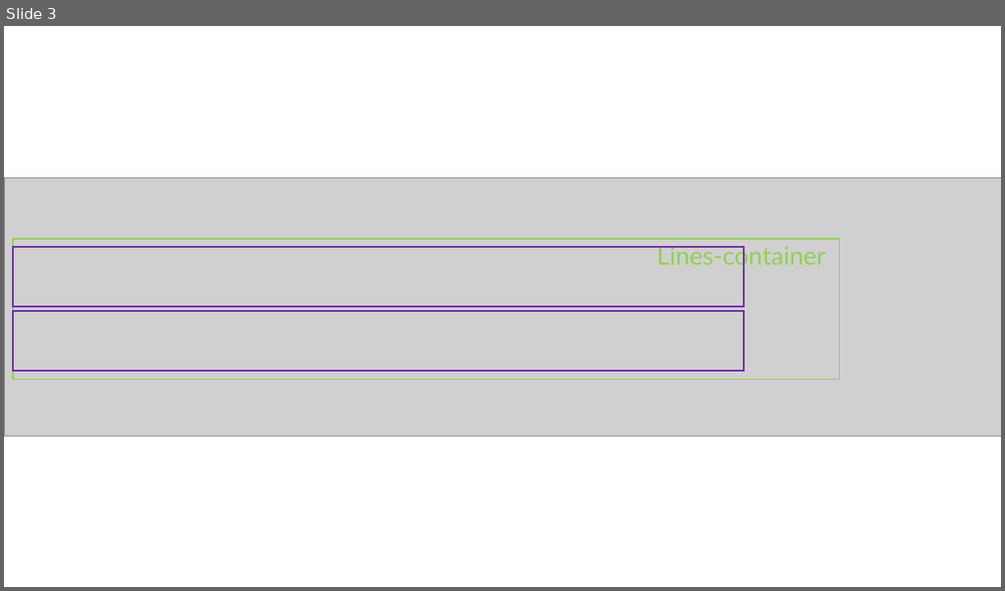
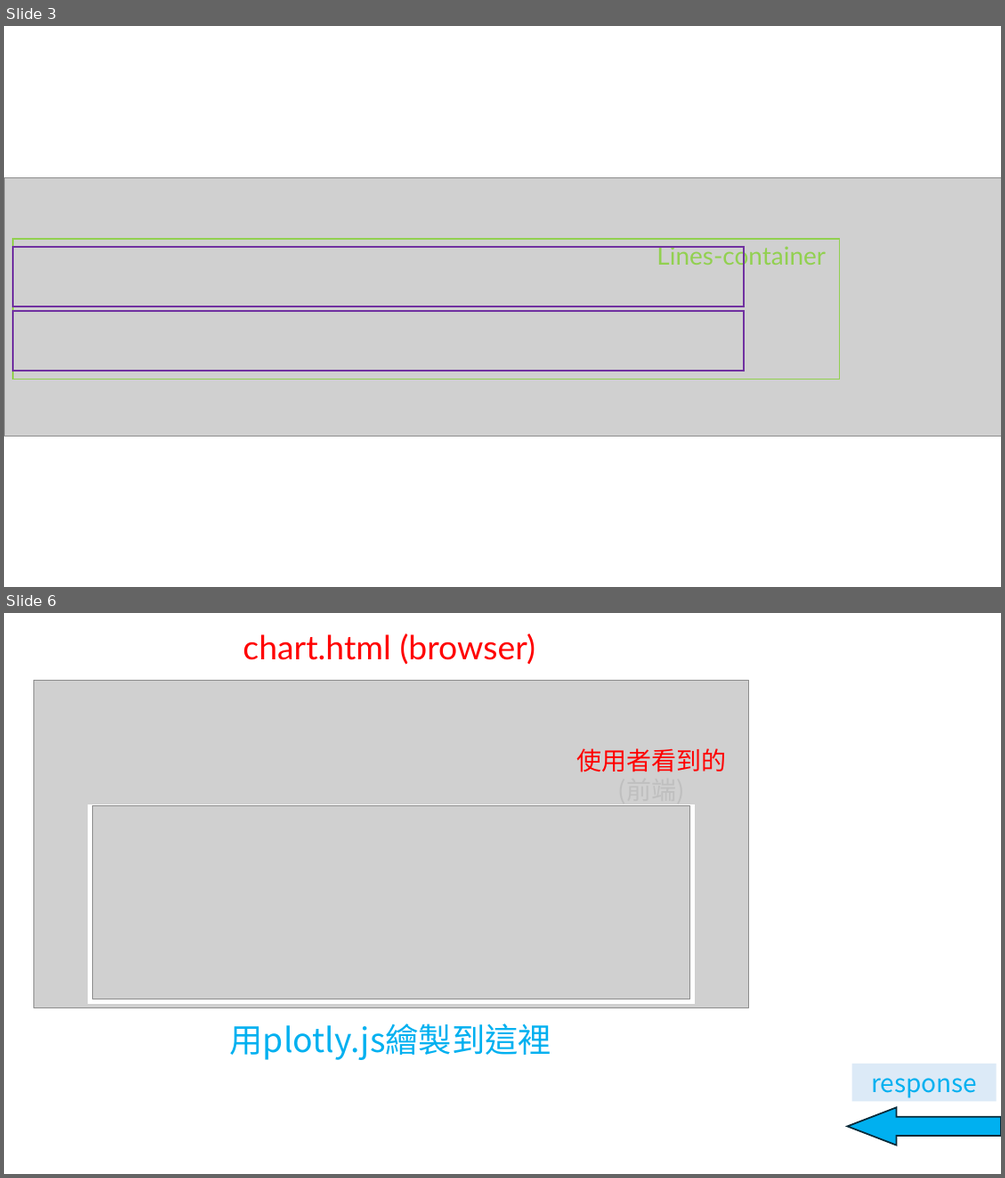
Before and after one commit to AllenLi86/DataPlot, a slide deck: 簡報1.pptx. Shown one above the other, each under a label of ours: slide 3 before the commit, slides 3 and 6 after it; the slides between them are not shown. The pictures are 1005x591 and 1005x1178 pixels, drawn with LibreOffice and Linux fonts; fonts in the diff are those of the drawing; grey boxes stand for pictures. Boxes give left, top, right and bottom in pixels: in the first picture for what was removed or moved away, otherwise in the second. Text is boxed around its words. In the diff, an @@ line names an element or a change of style, - is before the commit and + after.

```diff
--- a/簡報1.pptx
+++ b/簡報1.pptx
@@ slide 6 added at (x1=4, y1=613, x2=1001, y2=1174), background #FFFFFF @@
@@ text added at (x1=243, y1=633, x2=536, y2=665), 32 pt, text #FF0000 @@
+chart.html (browser)
@@ picture added at (x1=34, y1=681, x2=749, y2=1008) @@
@@ text added at (x1=576, y1=748, x2=726, y2=806), 24 pt, text #FF0000 @@
+使用者看到的
+(前端)
@@ rectangle added at (x1=88, y1=805, x2=694, y2=1004), fill #FFFFFF, outline #FFFFFF 1.5 pt @@
@@ picture added at (x1=92, y1=805, x2=689, y2=998) @@
@@ text added at (x1=229, y1=1023, x2=551, y2=1060), 32 pt, text #00B0F0 @@
+用plotly.js繪製到這裡
@@ rectangle added at (x1=852, y1=1063, x2=996, y2=1101), fill #DCEAF7, 24 pt, text #00B0F0 @@
+response
@@ left arrow added at (x1=848, y1=1107, x2=1001, y2=1144), fill #00B0F0, outline #092A39 1.5 pt @@
```
Also in this commit, not shown: 3 other slides added, 3 other files.
